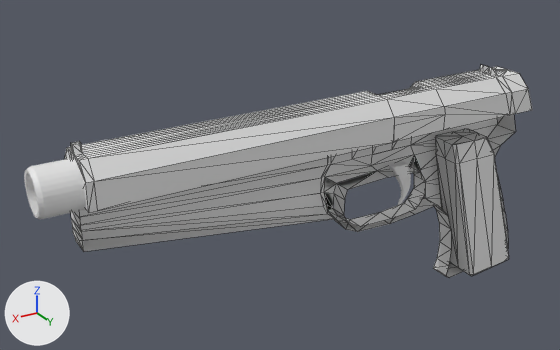
The glTF model Assets/BlendFiles/Weapons/Pistol1.glb: old version first, new version second.
The view is the same before and after, from a 50 mm lens placed at (3.75, 5.79, 3.33), pointed at (0.06, -0.36, 0.26). The lights are fixed; the arrows at lower left show +X, +Y and +Z. Mesh edges are drawn as thin lines on the coarser meshes. Where no turn or scale is listed for an object, it has been applied to the vertices. Vertices at the same position are counted once.

The first picture shows 'Cylinder', 'Handle_Barrel', 'Mag', 'Slide', 'Trigger'.
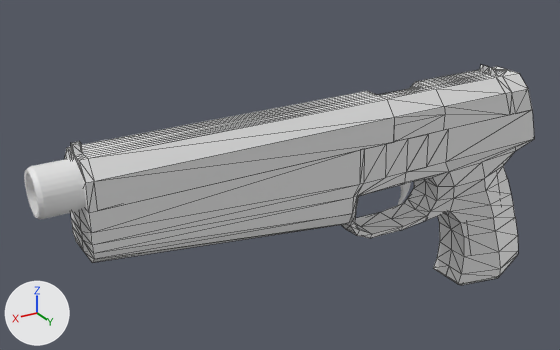
What differs and where, as boxes [x1, y1, x2, y2] in the pictures (560 x 350 px):
'Handle_Barrel', reshaped (7% taller): before [71, 114, 515, 278]; after [71, 110, 534, 285]
part 1 of me_cylinder, built on: before [324, 155, 425, 215]; after [79, 110, 534, 285]
'Mag', unchanged, covered by the edit: before [435, 129, 509, 276]

The change, as a list of edits to the scene's bpy script:
```text
Change me_cylinder:
    used by ob_handle_barrel; location = (0.0, 0.0, 0.0)
    remove me_cylinder.from_pydata(...)  # 118 vertices, 185 faces; spans x -3.0..2.2, y -0.37..0.0, z -1.39..0.64
    add me_cylinder.from_pydata(...)  # 198 vertices, 370 faces; spans x -3.0..2.2, y -0.37..0.37, z -1.39..0.64
    me_cylinder part 1
    23 faces are deleted
    51 vertices are added at x -3.0..2.2, y 0.0..0.37, z -1.39..0.64
    10 new vertices lie (0.0, 0.19, 0.0) away from vertices in x -1.57..-0.49, y 0.0, z -0.35..0.12
    7 new vertices lie (0.0, 0.16, 0.0) away from vertices in x -2.99..-2.55, y 0.0, z -1.23..-0.02
    6 new vertices lie (0.0, 0.28, 0.0) away from vertices in x -2.87..2.2, y 0.0, z 0.27..0.64
    6 new vertices lie (0.0, 0.2, 0.0) away from vertices in x -2.04..-0.71, y 0.0, z -1.01..-0.37
    208 new faces join them
```
